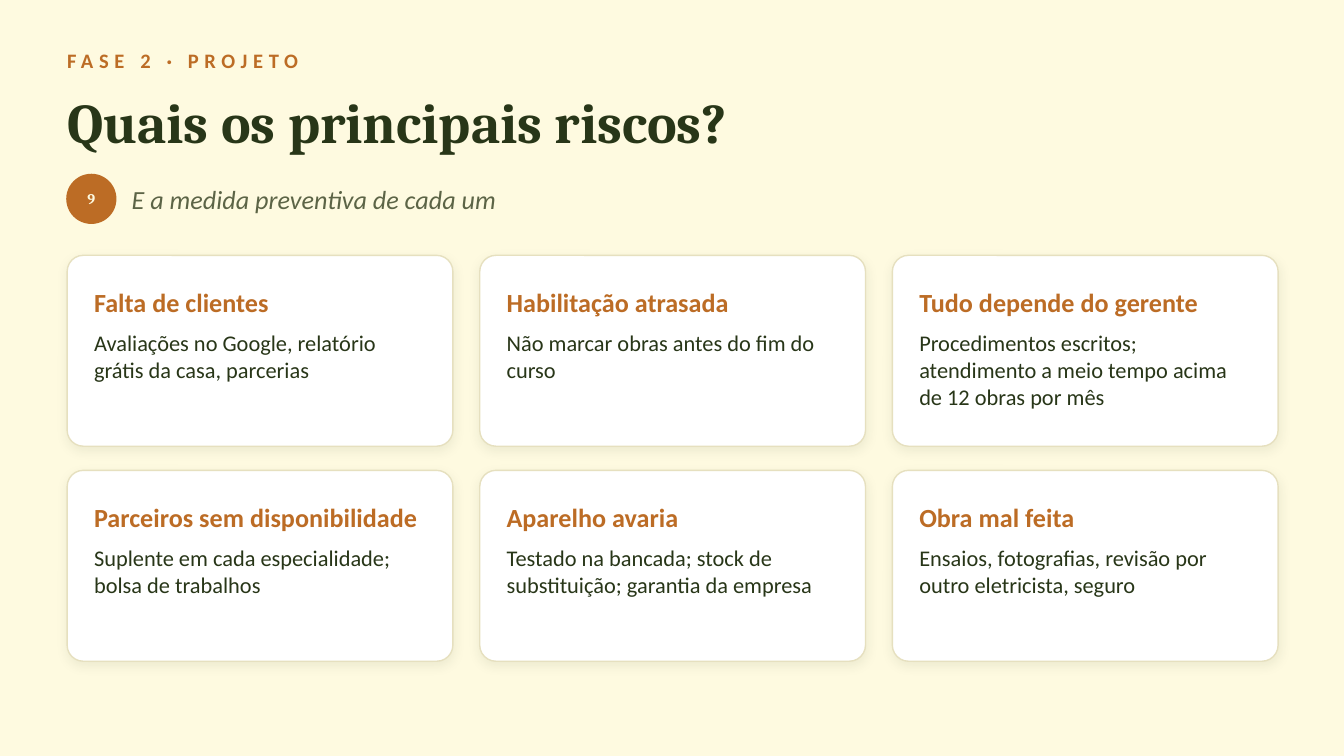
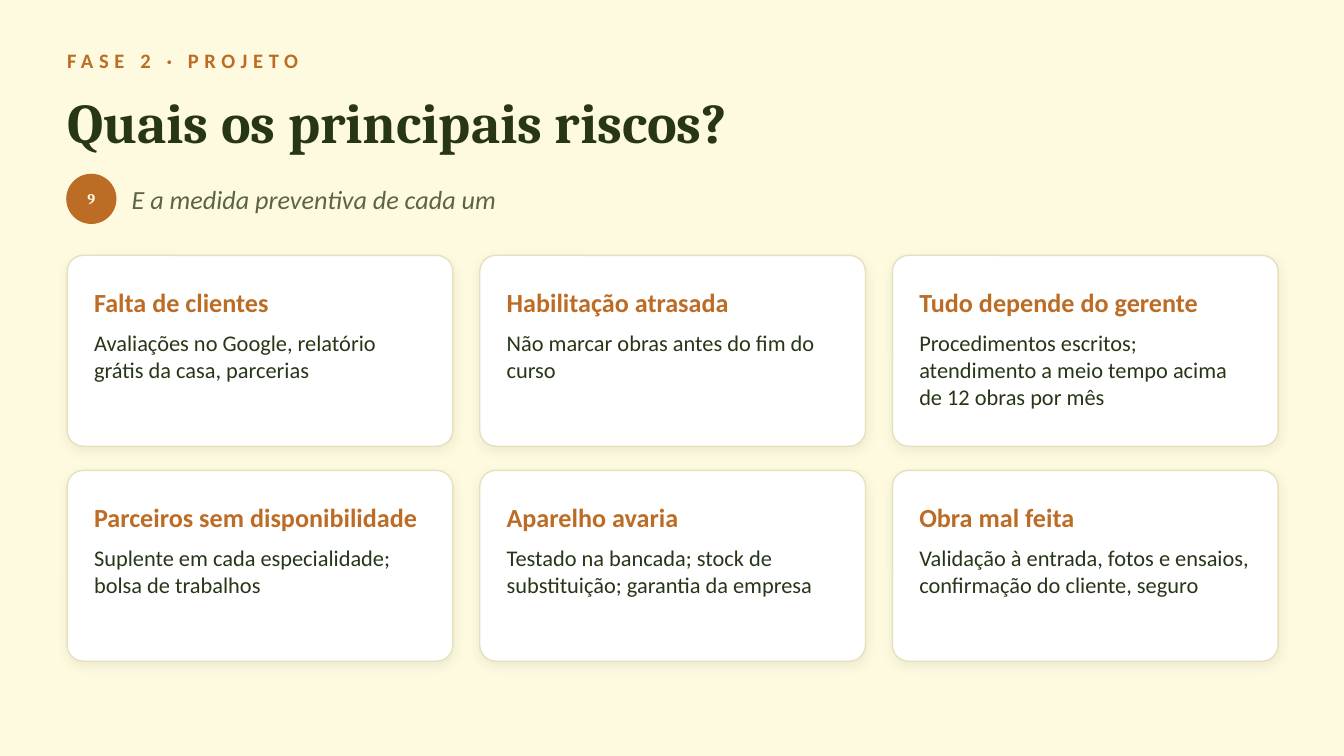
Before and after one commit to ruibraganca2014-coder/marketing-saas, a slide deck: slide 12 of domus-energia/negocio/Domus_Energia_Ideia_de_Negocio_v2.pptx. Drawn at 1344x756 pixels with LibreOffice and Linux fonts; fonts in the diff are those of the drawing. Boxes give left, top, right and bottom in pixels: in the first picture for what was removed or moved away, otherwise in the second. Text is boxed around its words. In the diff, an @@ line names an element or a change of style, - is before the commit and + after.

```diff
--- a/domus-energia/negocio/Domus_Energia_Ideia_de_Negocio_v2.pptx
+++ b/domus-energia/negocio/Domus_Energia_Ideia_de_Negocio_v2.pptx
@@ text at <box>919,550,1249,597</box>: text changed @@
-Ensaios, fotografias, revisão por outro eletricista, seguro
+Validação à entrada, fotos e ensaios, confirmação do cliente, seguro
```
Also in this commit, not shown: 2 other slides changed, 3 other files.
